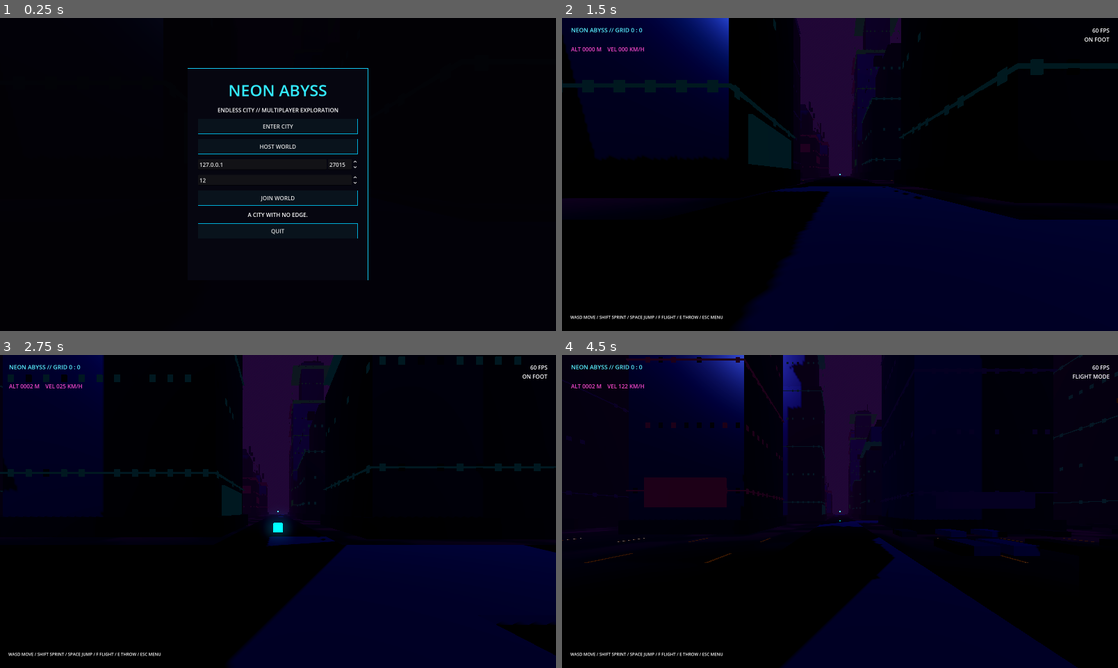
Above: before the commit, frames 1-4 (two rows, left to right).
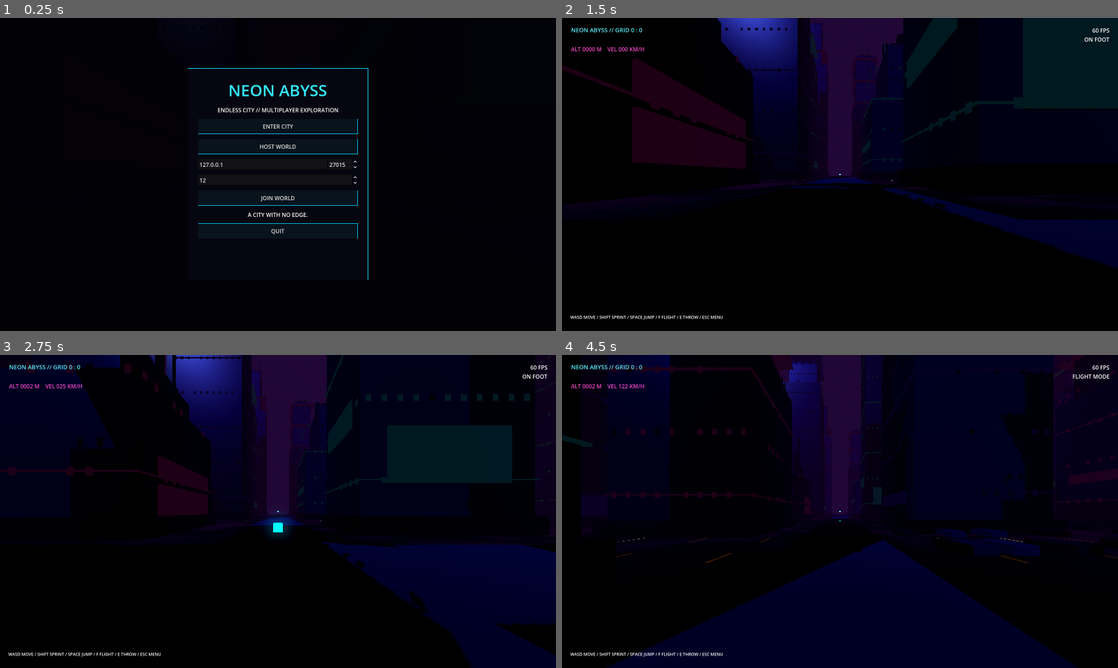
Above: after the commit, the same moments.

Repository: Liladizilla/neon-abyss
Game: Godot game, scene res://scenes/main.tscn
The game is run twice, just before and just after one commit, with the same random seed, the same clock (stepped at 60 frames per second) and the same inputs.
Inputs (mouse positions are in pixels of both pictures, inside the frame that each line leads up to):
- Up to frame 1 (0.25 s): no input
- Up to frame 2 (1.5 s): click "ENTER CITY" at 0.5 s; tap Enter at 1.25 s; move the mouse to (867, 174) at 1.27 s; hold W (move_forward) from 1.28 s (still down); hold Shift (sprint) from 1.28 s (still down)
- Up to frame 3 (2.75 s): keep holding W (move_forward); tap Space (jump) at 1.52, 2.27 s; move the mouse to (250, 511) at 2.02 s; release Shift (sprint) at 2.03 s; tap E (throw_prop) at 2.1 s
- Up to frame 4 (4.5 s): keep holding W (move_forward); move the mouse to (851, 505) at 2.77 s; hold F (toggle_flight) 2.78-3.53 s; move the mouse to (834, 517) at 3.52 s; tap Ctrl at 3.6 s; tap Space (jump) at 3.77 s; move the mouse to (878, 514) at 4.27 s; hold Shift (sprint) from 4.28 s (still down)

The runs differ from the first frame. In frame 2, 47% of the frame differs, in the area x 0-100%, y 0-100%; in frame 3, 20%; in frame 4, 17%.

Commit message:
feat: add tower skybridges, roof tanks and antenna silhouettes

Diff:
--- a/scripts/city_chunk.gd
+++ b/scripts/city_chunk.gd
@@ -63,6 +63,7 @@
     var win_tx:Array[Transform3D]=[]
     var win_colors:Array[Color]=[]
     var roof_tx:Array[Transform3D]=[]
+    var cylinder_tx:Array[Transform3D]=[]
     var colliders:Array[Dictionary]=[]
     for ix in range(2):
         for iz in range(2):
@@ -86,6 +87,13 @@
             body_tx.append(Transform3D(Basis.from_scale(Vector3(upper_w,upper_h,upper_d)),Vector3(x,base_h+upper_h/2,z)))
             body_colors.append(Color(0.58,0.66,0.82).lerp(Color(0.09,0.11,0.19),rng.randf()))
             colliders.append({"p":Vector3(x,h/2,z),"s":Vector3(w,h,d)})
+            # Service tanks, antenna masts and roof plant add a non-box silhouette layer.
+            for tank in range(2):
+                var tx=x+rng.randf_range(-w*0.28,w*0.28)
+                var tz=z+rng.randf_range(-d*0.28,d*0.28)
+                var tank_h=rng.randf_range(1.4,2.4)
+                cylinder_tx.append(Transform3D(Basis.from_scale(Vector3(1.8,tank_h,1.8)),Vector3(tx,h+tank_h,tz)))
+            cylinder_tx.append(Transform3D(Basis.from_scale(Vector3(0.16,rng.randf_range(5.0,12.0),0.16)),Vector3(x+w*0.22,h+6.0,z-d*0.2)))
             roof_tx.append(Transform3D(Basis.from_scale(Vector3(upper_w*0.78,2,upper_d*0.78)),Vector3(x,h+1,z)))
             roof_tx.append(Transform3D(Basis.from_scale(Vector3(1.1,rng.randf_range(5,15),1.1)),Vector3(x+w*0.22,h+7,z-d*0.2)))
             for level in range(2,floors,3):
@@ -118,10 +126,33 @@
                 pos.z+=(d/2+0.22)*(-1.0 if side==2 else 1.0) if side>=2 else 0.0
                 trim_tx.append(Transform3D(Basis.from_scale(sz),pos))
                 trim_colors.append(neon)
+    # Skybridges join adjacent towers only when both have tall enough structural cores.
+    for i in colliders.size():
+        for j in range(i+1,colliders.size()):
+            var a=colliders[i]
+            var b=colliders[j]
+            var delta:Vector3=b["p"]-a["p"]
+            var bridge_height=minf(a["s"].y,b["s"].y)
+            if bridge_height<70.0: continue
+            if abs(delta.x)>30.0 and abs(delta.z)<15.0:
+                var bridge_len=maxf(3.0,abs(delta.x)-(a["s"].x+b["s"].x)*0.5)
+                var bridge_pos=Vector3((a["p"].x+b["p"].x)*0.5,bridge_height*0.72,(a["p"].z+b["p"].z)*0.5)
+                body_tx.append(Transform3D(Basis.from_scale(Vector3(bridge_len,1.2,3.8)),bridge_pos))
+                body_colors.append(Color(0.13,0.18,0.26))
+                trim_tx.append(Transform3D(Basis.from_scale(Vector3(bridge_len,0.16,4.0)),bridge_pos+Vector3(0,0.68,0)))
+                trim_colors.append(NEON[(i+j)%NEON.size()])
+            elif abs(delta.z)>30.0 and abs(delta.x)<15.0:
+                var bridge_len=maxf(3.0,abs(delta.z)-(a["s"].z+b["s"].z)*0.5)
+                var bridge_pos=Vector3((a["p"].x+b["p"].x)*0.5,bridge_height*0.72,(a["p"].z+b["p"].z)*0.5)
+                body_tx.append(Transform3D(Basis.from_scale(Vector3(3.8,1.2,bridge_len)),bridge_pos))
+                body_colors.append(Color(0.13,0.18,0.26))
+                trim_tx.append(Transform3D(Basis.from_scale(Vector3(4.0,0.16,bridge_len)),bridge_pos+Vector3(0,0.68,0)))
+                trim_colors.append(NEON[(i+j)%NEON.size()])
     _instances("BuildingMasses",body_tx,body_colors,Color(0.2,0.23,0.34),false)
     _instances("NeonBandsAndSigns",trim_tx,trim_colors,Color(0.2,0.5,0.6),true)
     _instances("WindowGrid",win_tx,win_colors,Color(0,0.65,0.9),true)
     _instances("RooftopMachinery",roof_tx,[],Color(0.09,0.14,0.21),false)
+    _instances("CylindricalServiceTanksAndMasts",cylinder_tx,[],Color(0.18,0.23,0.31),false,CylinderMesh.new())
     if collision_enabled:
         var physics=StaticBody3D.new()
         physics.name="BuildingCollision"
@@ -133,11 +164,11 @@
             cs.position=data.p
             physics.add_child(cs)
         add_child(physics)
-func _instances(label,tx:Array[Transform3D],colors:Array[Color],tint:Color,emissive:bool):
+func _instances(label,tx:Array[Transform3D],colors:Array[Color],tint:Color,emissive:bool,mesh:Mesh=null):
     var mm=MultiMesh.new()
     mm.transform_format=MultiMesh.TRANSFORM_3D
     mm.use_colors=true
-    mm.mesh=BoxMesh.new()
+    mm.mesh=mesh if mesh!=null else BoxMesh.new()
     mm.instance_count=tx.size()
     for i in tx.size():
         mm.set_instance_transform(i,tx[i])
